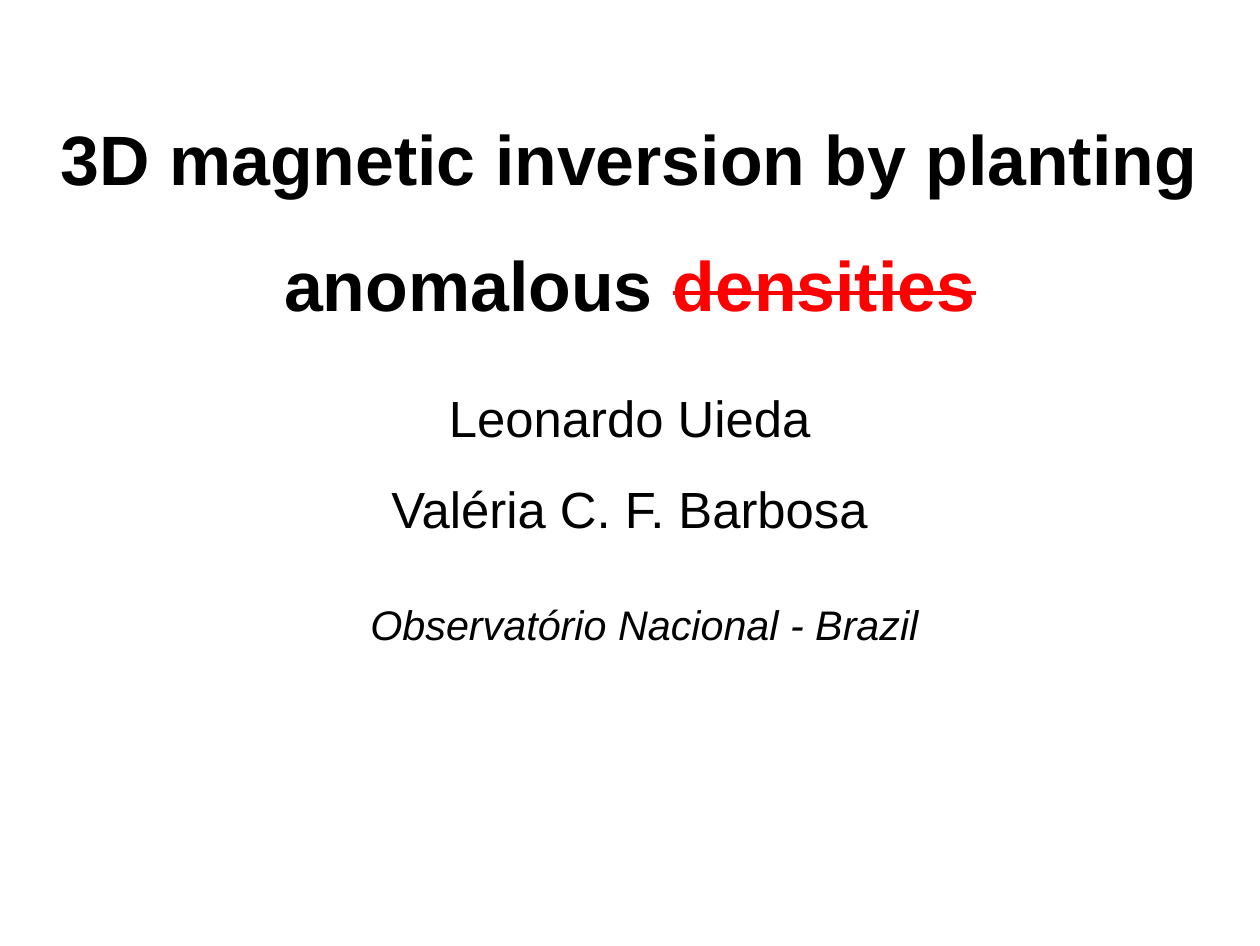
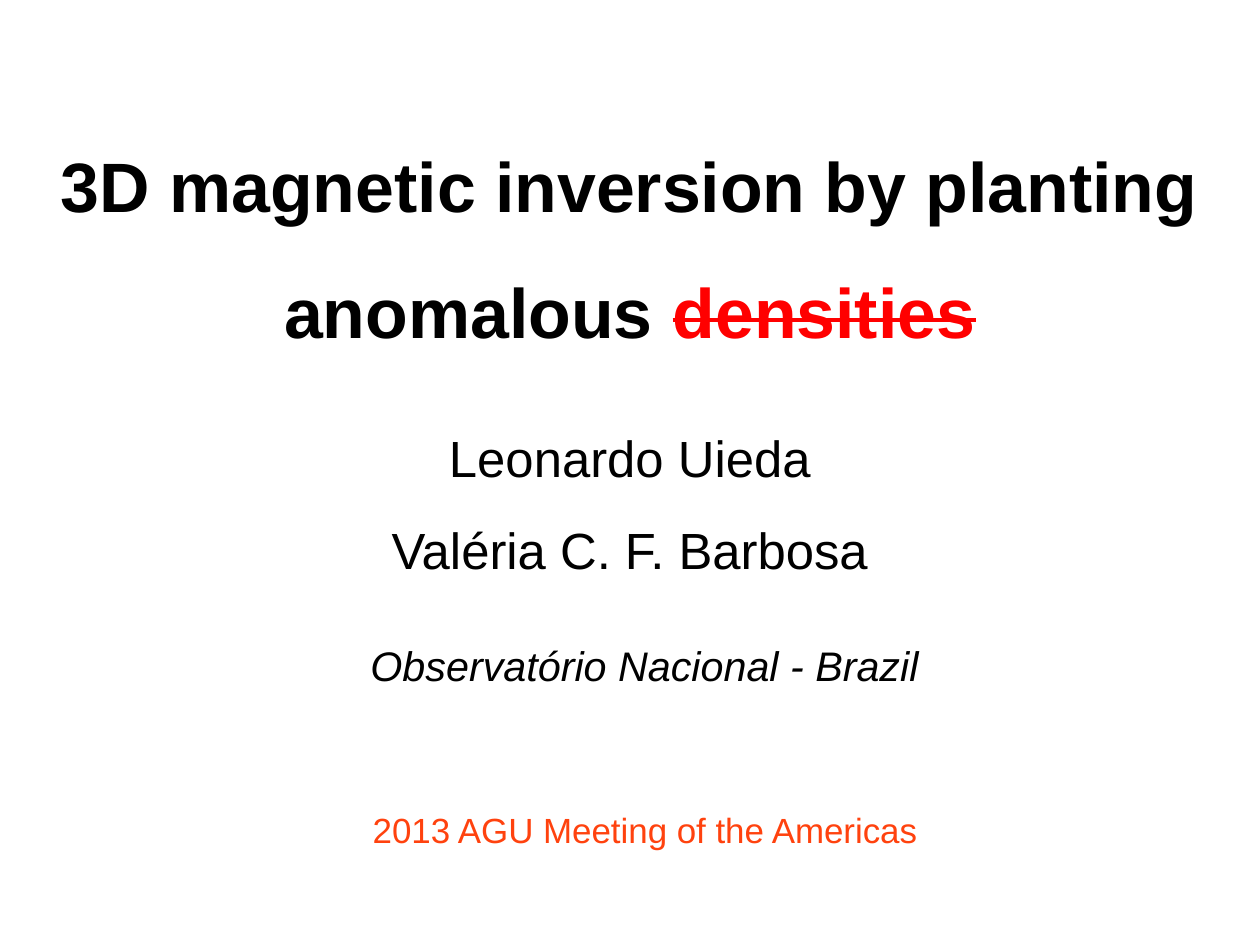
Before and after one commit to leouieda/agu-cancun2013, a slide deck: slide 2 of presentation/uieda_oliveirajr_barbosa.odp. Drawn at 1260x946 pixels with LibreOffice and Linux fonts; fonts in the diff are those of the drawing. Boxes give left, top, right and bottom in pixels: in the first picture for what was removed or moved away, otherwise in the second. Text is boxed around its words. In the diff, an @@ line names an element or a change of style, - is before the commit and + after.

```diff
--- a/presentation/uieda_oliveirajr_barbosa.odp
+++ b/presentation/uieda_oliveirajr_barbosa.odp
@@ title "3D magnetic inversion by planting ...": place and size @@
-title "3D magnetic inversion by planting ..." at (61,134,1197,312)
+title "3D magnetic inversion by planting ..." at (61,161,1197,339)
@@ text "Leonardo Uieda": place and size @@
-text "Leonardo Uieda" at (391,400,867,529)
+text "Leonardo Uieda" at (392,440,868,570)
@@ text "Observatório Nacional - Brazil": place and size @@
-text "Observatório Nacional - Brazil" at (370,609,918,641)
+text "Observatório Nacional - Brazil" at (370,650,918,682)
@@ text added at (373,817,917,850), 22 pt, text #FF420E @@
+2013 AGU Meeting of the Americas
```
Also in this commit, not shown: 4 other slides changed, 31 slides added, 2 slides removed.
